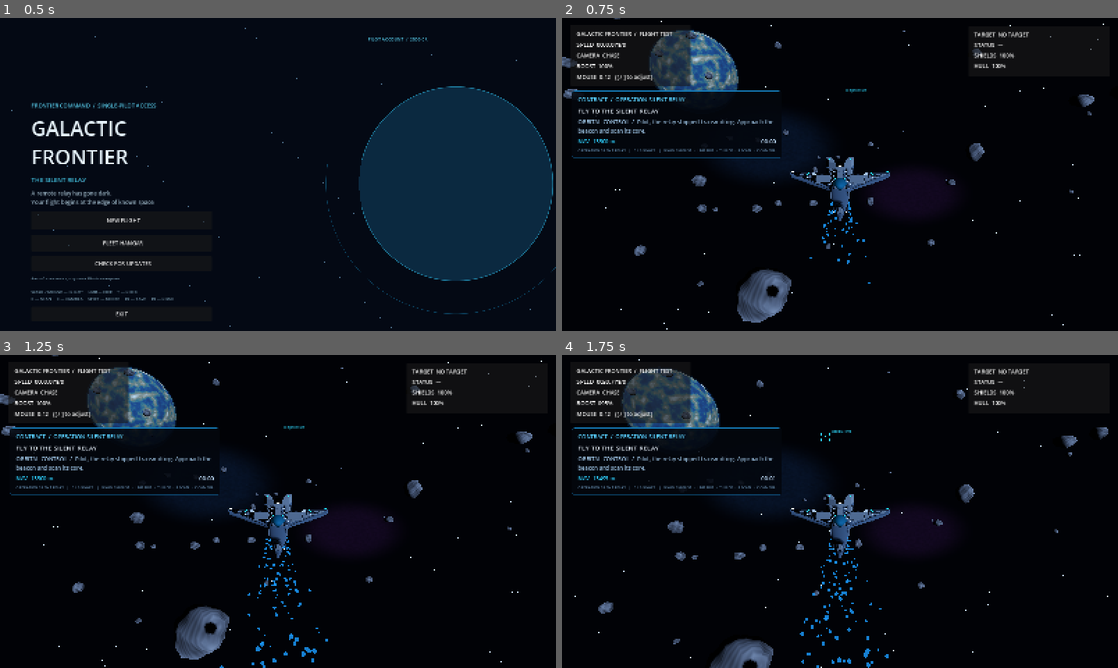
Above: before the commit, frames 1-4 (two rows, left to right).
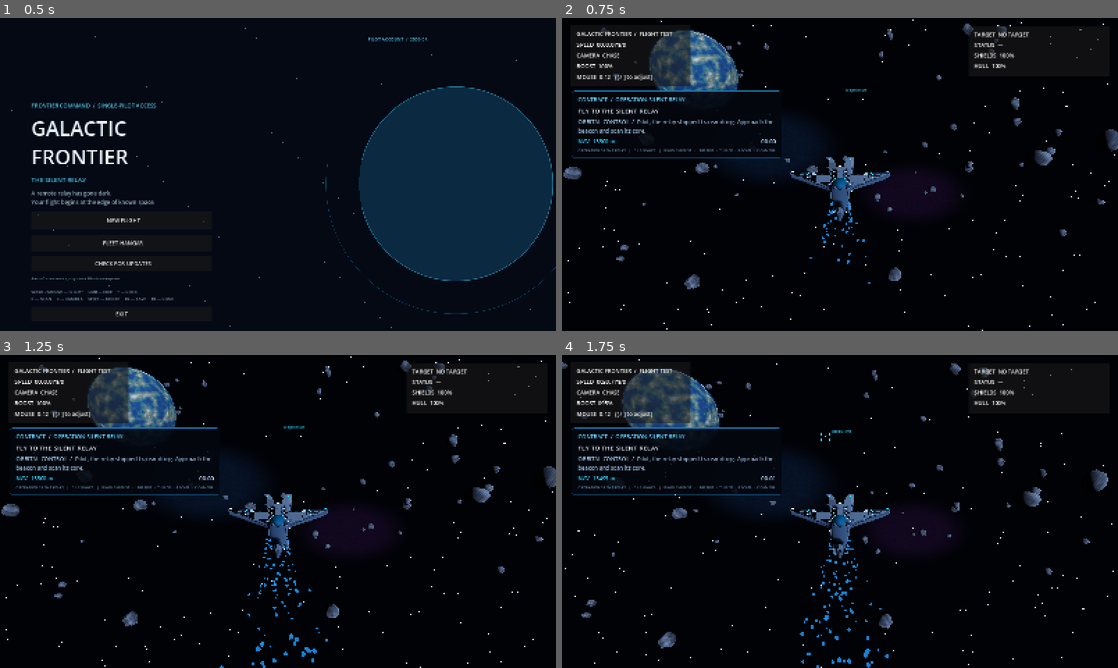
Above: after the commit, the same moments.

Repository: valdissor1990-ui/GALACTIC-FRONTIER
Game: Godot game, scene res://scenes/bootstrap/main.tscn
Same seed, same stepped clock (60 frames per second), same inputs: the game is played once before the commit and once after it.
Inputs (mouse positions are in pixels of both pictures, inside the frame that each line leads up to):
- Up to frame 1 (0.5 s): no input
- Up to frame 2 (0.75 s): click "NEW FLIGHT" at 0.5 s
- Up to frame 3 (1.25 s): no input
- Up to frame 4 (1.75 s): tap Enter at 1.25 s; move the mouse to (867, 511) at 1.27 s; hold W (move_forward) from 1.28 s (still down); hold Shift (boost) from 1.28 s (still down)

Frame 1 is identical in both runs. In frame 2, 3.4% of the frame differs, in the area x 0-100%, y 0-100%; in frame 3, 3.4%; in frame 4, 2.8%.

Commit message:
Increase starfield density for richer Full HD space backdrop

Diff:
--- a/scripts/environment/space_environment.gd
+++ b/scripts/environment/space_environment.gd
@@ -2,7 +2,7 @@
 ## Deterministic, lightweight space backdrop for the first visual flight slice.
 ## Uses generated geometry and textures only; no network or third-party assets.
 
-@export_range(300, 2400, 100) var star_count: int = 1800
+@export_range(300, 4000, 100) var star_count: int = 3200
 @export_range(40, 220, 10) var asteroid_count: int = 120
 
 var _rng := RandomNumberGenerator.new()
@@ -81,8 +81,8 @@
 
 func _build_starfield() -> void:
 	var star_mesh := SphereMesh.new()
-	star_mesh.radius = 0.32
-	star_mesh.height = 0.64
+	star_mesh.radius = 0.38
+	star_mesh.height = 0.76
 	star_mesh.radial_segments = 6
 	star_mesh.rings = 4
 
@@ -98,7 +98,7 @@
 	for index in range(star_count):
 		var direction := _random_unit_vector()
 		var distance := _rng.randf_range(520.0, 980.0)
-		var size := _rng.randf_range(1.0, 2.8)
+		var size := _rng.randf_range(1.15, 3.4)
 		var transform := Transform3D(Basis.from_scale(Vector3.ONE * size), direction * distance)
 		_starfield.multimesh.set_instance_transform(index, transform)
 	add_child(_starfield)
